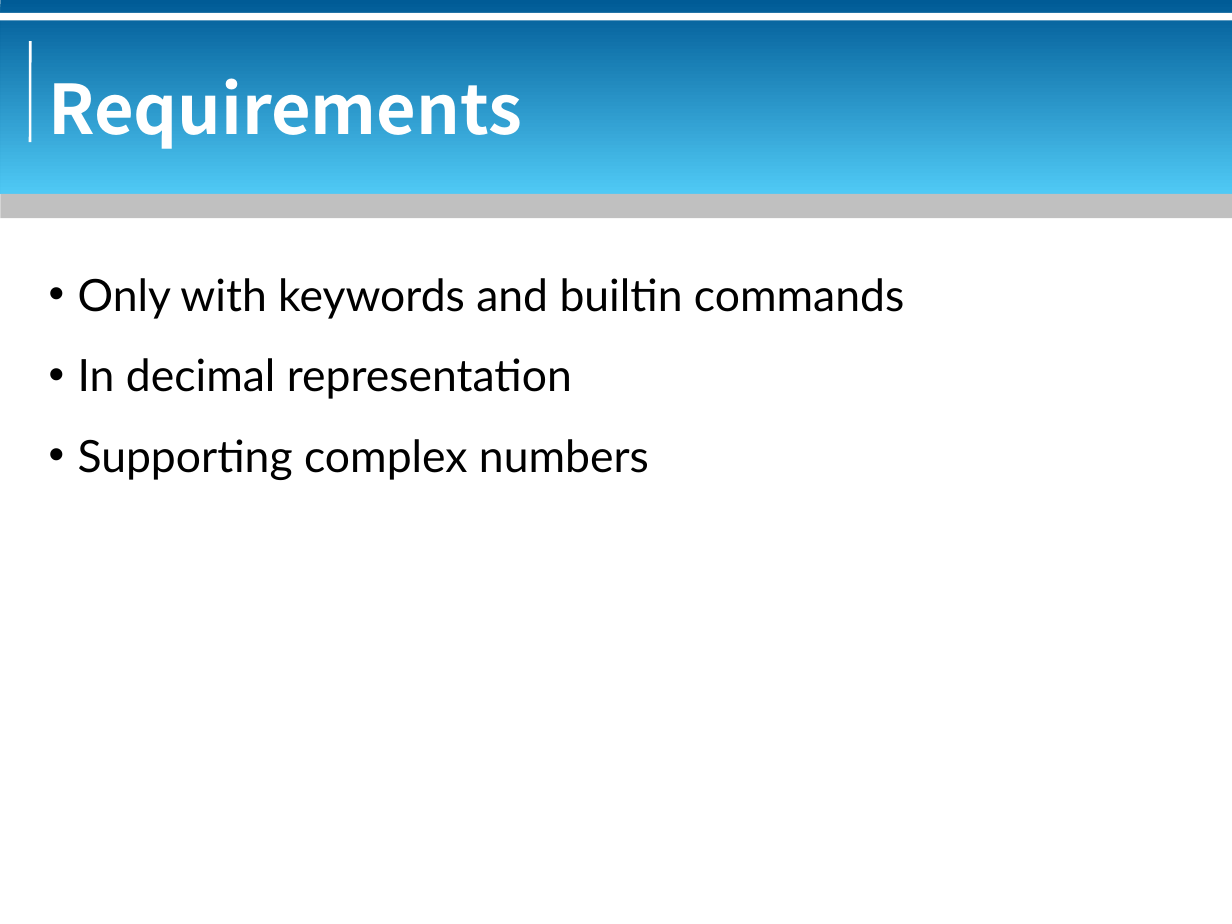
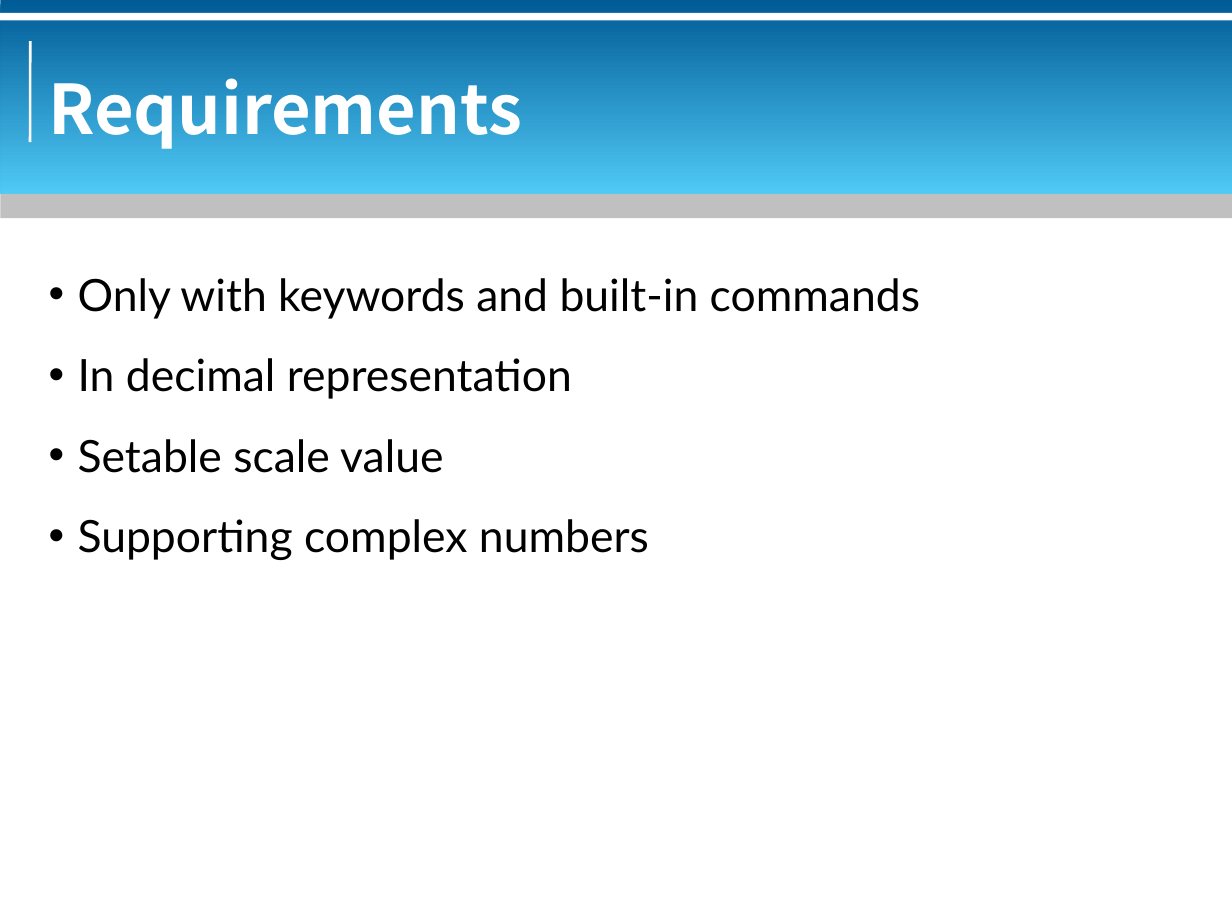
Before and after one commit to bluebat/.presentations, a slide deck: slide 4 of a-command-line-calculator-in-pure-bash.odp. Drawn at 1232x924 pixels with LibreOffice and Linux fonts; fonts in the diff are those of the drawing; background and template pictures are left out. Boxes give left, top, right and bottom in pixels: in the first picture for what was removed or moved away, otherwise in the second. Text is boxed around its words. In the diff, an @@ line names an element or a change of style, - is before the commit and + after.

```diff
--- a/a-command-line-calculator-in-pure-bash.odp
+++ b/a-command-line-calculator-in-pure-bash.odp
@@ text at box(78, 278, 920, 319): text changed @@
-• Only with keywords and builtin commands
+• Only with keywords and built-in commands
@@ text at box(78, 439, 443, 473): paragraph added @@
+• Setable scale value
```
Also in this commit, not shown: 2 other slides changed, 4 other files.
